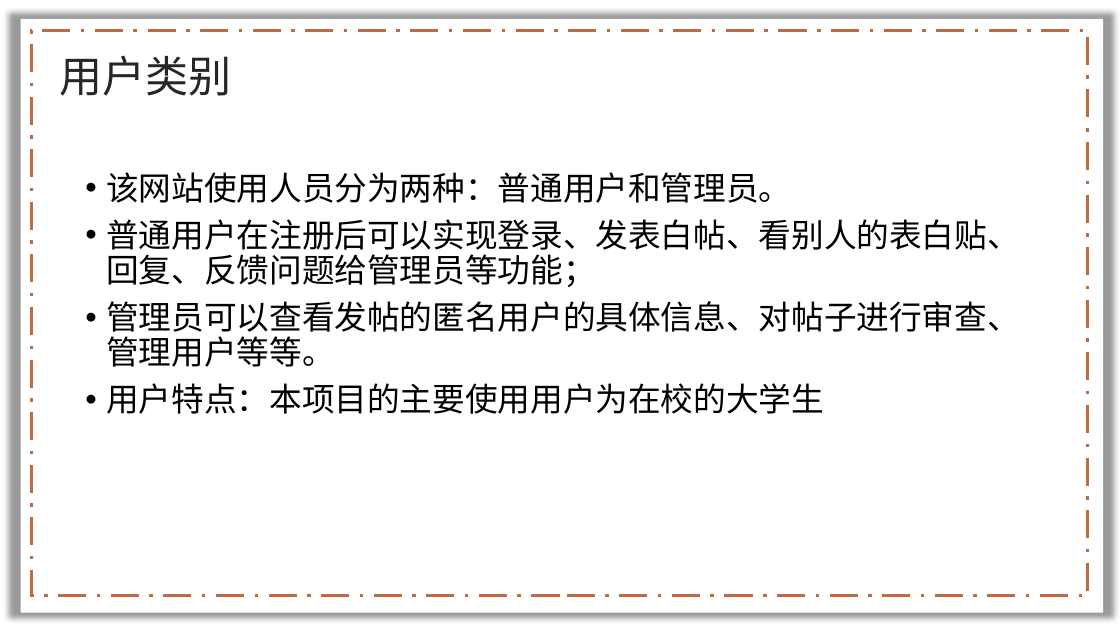
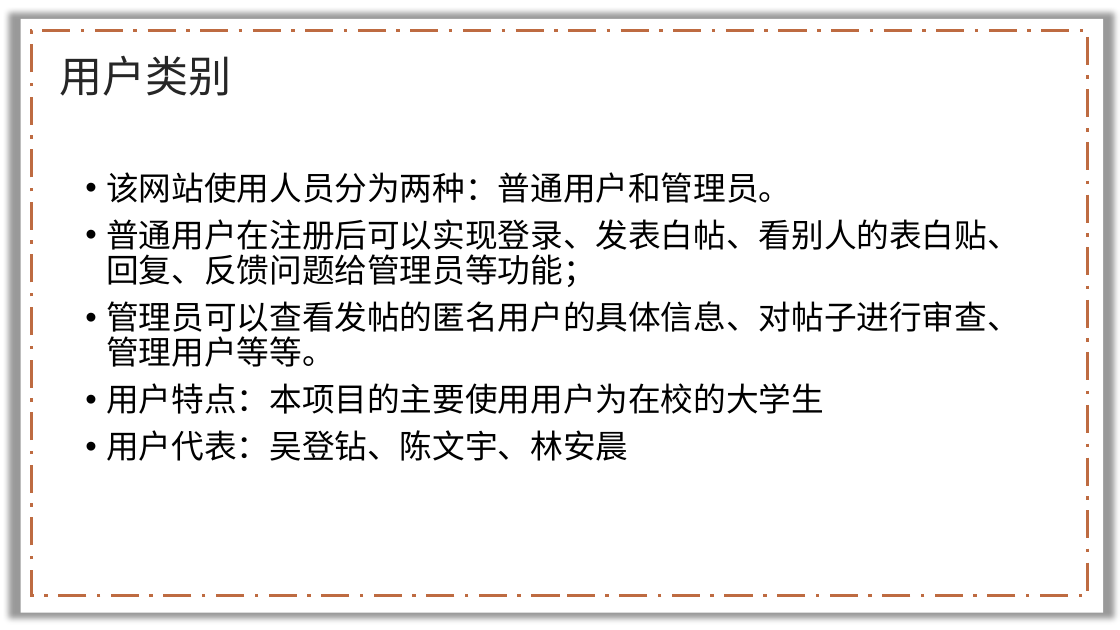
Before and after one commit to lenovo-wu/G11ZUCC, a slide deck: slide 5 of 需求规格说明.pptx. Drawn at 1120x630 pixels with LibreOffice and Linux fonts; fonts in the diff are those of the drawing; background and template pictures are left out. Boxes give left, top, right and bottom in pixels: in the first picture for what was removed or moved away, otherwise in the second. Text is boxed around its words. In the diff, an @@ line names an element or a change of style, - is before the commit and + after.

```diff
--- a/需求规格说明.pptx
+++ b/需求规格说明.pptx
@@ text at (106,430,628,461): paragraph added @@
+• 用户代表：吴登钻、陈文宇、林安晨
```
Also in this commit, not shown: 2 other slides changed, 1 slide added, 3 slides removed.
